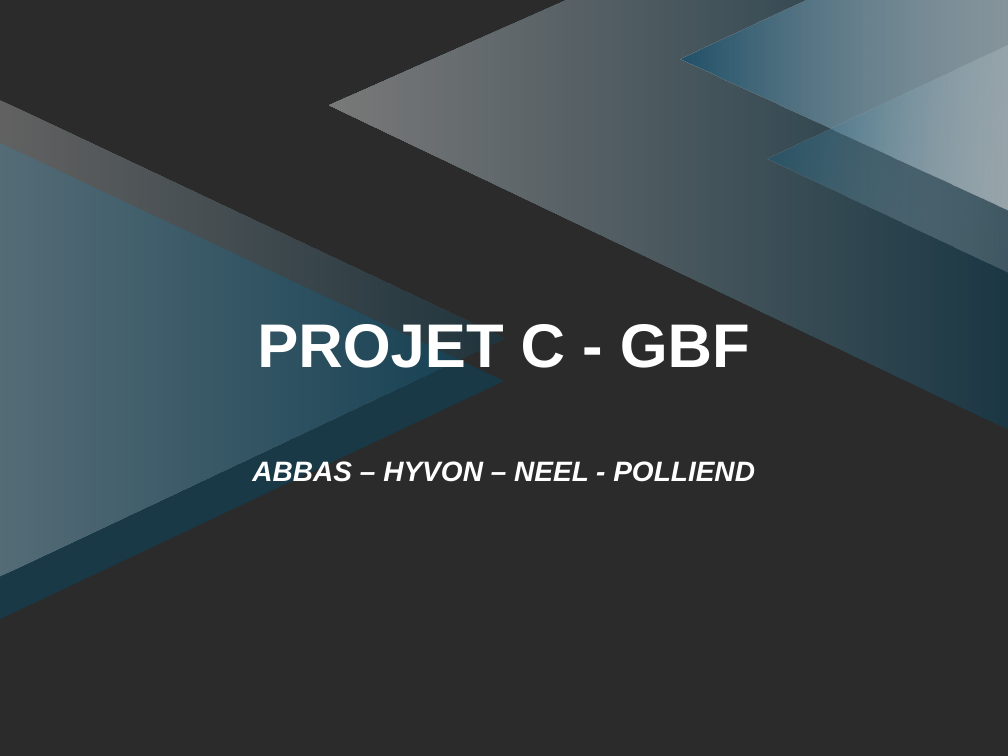
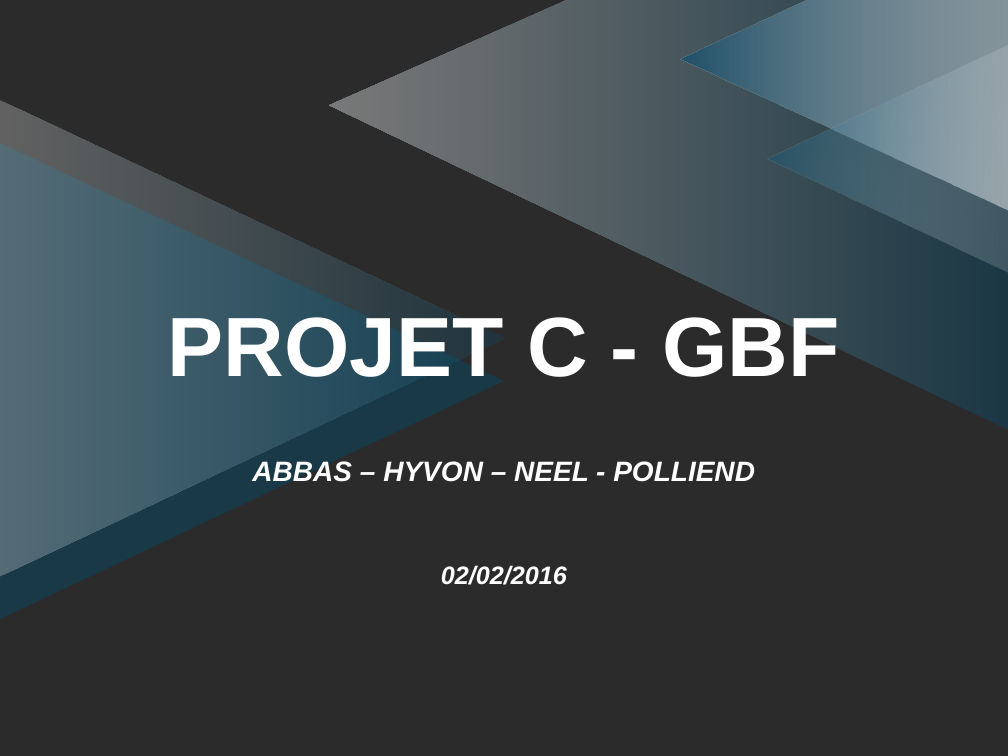
Before and after one commit to Nakio195/GBF_Project, a slide deck: slide 1 of Docs/Rendus/Rendu 3/Rendu 3.pptx. Drawn at 1008x756 pixels with LibreOffice and Linux fonts; fonts in the diff are those of the drawing; background and template pictures are left out; a plain dark background stands for a picture behind light text. Boxes give left, top, right and bottom in pixels: in the first picture for what was removed or moved away, otherwise in the second. Text is boxed around its words. In the diff, an @@ line names an element or a change of style, - is before the commit and + after.

```diff
--- a/Docs/Rendus/Rendu 3/Rendu 3.pptx
+++ b/Docs/Rendus/Rendu 3/Rendu 3.pptx
@@ title "PROJET C - GBF" at [168,310,839,392]: size 44 to 60 pt @@
@@ text added at [441,565,567,585], 18 pt, text #FFFFFF, bold, italic @@
+02/02/2016
```
Also in this commit, not shown: 9 other slides changed, 4 slides added.
